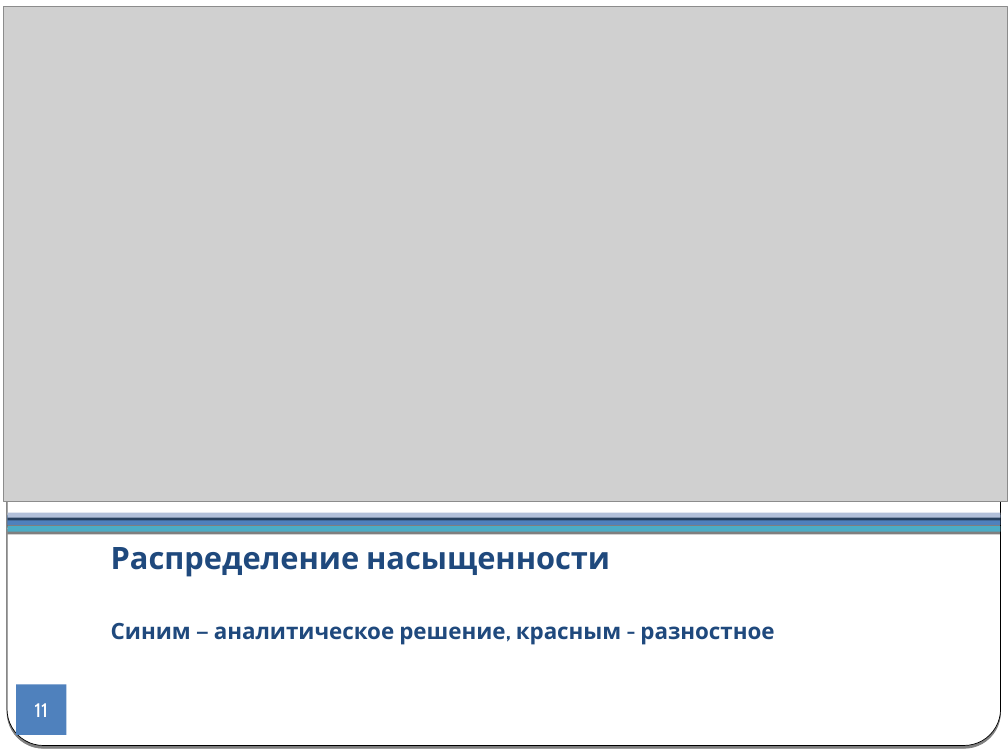
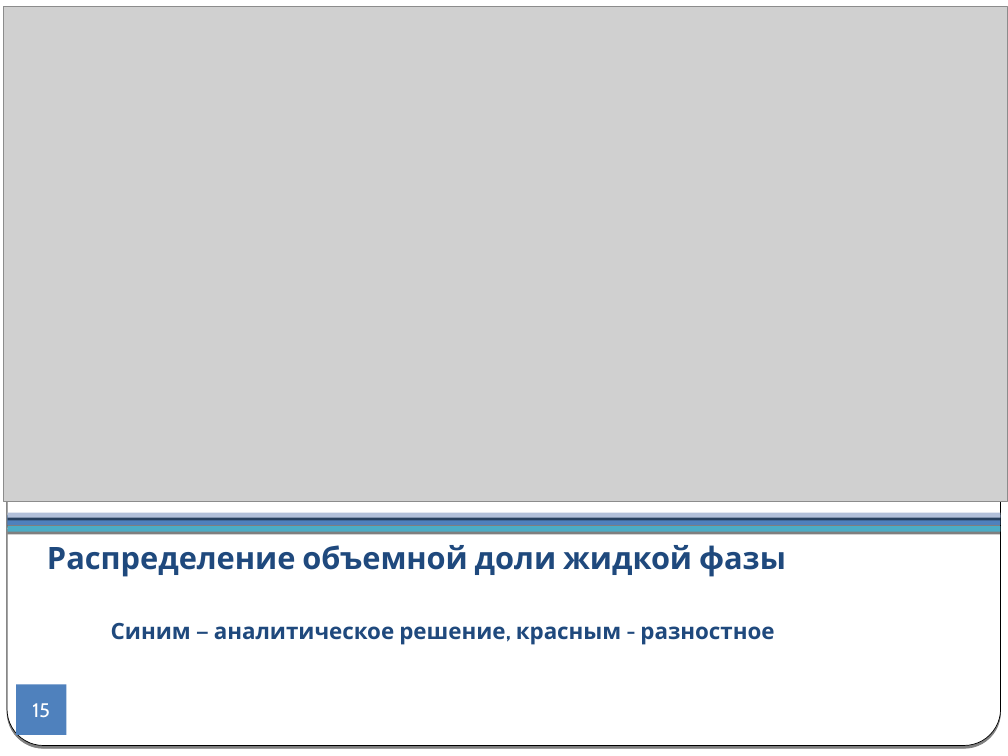
Before and after one commit to CompMathGroup/sagd, a slide deck: slide 15 of doc/Presentation.odp (slide 11 before the commit). Drawn at 1008x756 pixels with LibreOffice and Linux fonts; fonts in the diff are those of the drawing; grey boxes stand for pictures. Boxes give left, top, right and bottom in pixels: in the first picture for what was removed or moved away, otherwise in the second. Text is boxed around its words. In the diff, an @@ line names an element or a change of style, - is before the commit and + after.

```diff
--- a/doc/Presentation.odp
+++ b/doc/Presentation.odp
@@ title at (47,545,786,577): text changed @@
-Распределение насыщенности
+Распределение объемной доли жидкой фазы
@@ page number at (32,703,50,718): text changed @@
-11
+15
```
Also in this commit, not shown: 16 other slides changed, 4 slides added, 1 slide removed, 5 other files.
